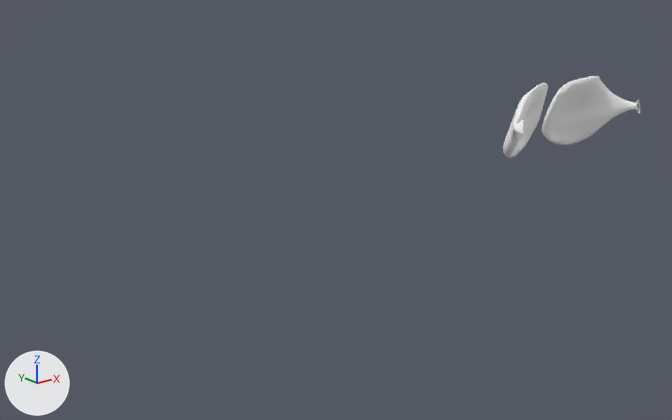
A saved change to the glTF model fitnessweb.client/public/chest.glb.
One viewpoint serves both versions: a camera (50 mm lens) standing at (-0.621, -1.154, 1.881) and looking at (0.433, 0.165, 1.353). Every picture has the same lights, and +X, +Y and +Z are marked at lower left. Vertices at the same position are counted once.

Before the edit, the objects in view are built like this:
```python
me_geometry_9b258257_a8d2_4b4e_9070_184ae0b8187a_001 = bpy.data.meshes.new('geometry_9b258257_a8d2_4b4e_9070_184ae0b8187a.001')
me_geometry_9b258257_a8d2_4b4e_9070_184ae0b8187a_001.from_pydata(...)  # 826 vertices, 1413 faces; spans x 0.926..1.355, y 0.128..0.287, z 1.341..1.527
me_geometry_9b258257_a8d2_4b4e_9070_184ae0b8187a_001.materials.append(mat_mat_11_002)  # white #ffffff
ob_chest = bpy.data.objects.new('Chest', me_geometry_9b258257_a8d2_4b4e_9070_184ae0b8187a_001)
ob_chest.location = (0.0, 0.0, 0.0)
```
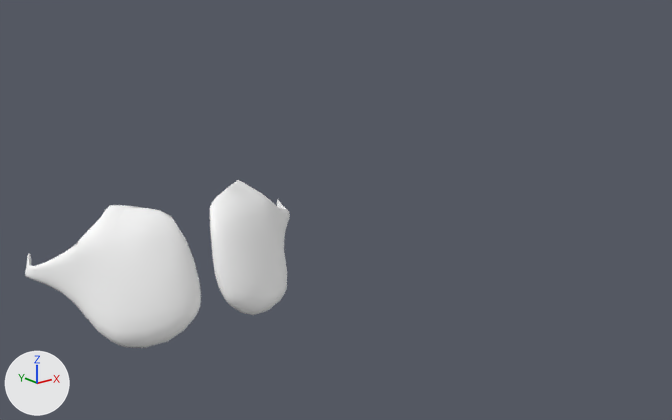
The change, as a list of edits to the scene's bpy script:
```text
Change me_geometry_9b258257_a8d2_4b4e_9070_184ae0b8187a_001:
    used by ob_chest; location = (0.0, 0.0, 0.0)
    remove me_geometry_9b258257_a8d2_4b4e_9070_184ae0b8187a_001.from_pydata(...)  # 826 vertices, 1413 faces; spans x 0.926..1.355, y 0.128..0.287, z 1.341..1.527
    add me_geometry_9b258257_a8d2_4b4e_9070_184ae0b8187a_001.from_pydata(...)  # 821 vertices, 1413 faces; spans x -0.221..0.208, y -0.077..0.083, z -0.093..0.092
    me_geometry_9b258257_a8d2_4b4e_9070_184ae0b8187a_001 part 1: the loose piece of 189 vertices spanning x 1.161..1.351, y 0.131..0.271, z 1.342..1.525 is moved by (-1.147, -0.204, -1.435)
    me_geometry_9b258257_a8d2_4b4e_9070_184ae0b8187a_001 part 2: the loose piece of 217 vertices spanning x 0.926..1.13, y 0.138..0.286, z 1.341..1.527 is moved by (-1.147, -0.203, -1.435)
    me_geometry_9b258257_a8d2_4b4e_9070_184ae0b8187a_001 part 3: the loose piece of 189 vertices spanning x 0.931..1.126, y 0.14..0.27, z 1.342..1.527 is moved by (-1.147, -0.203, -1.435)
    me_geometry_9b258257_a8d2_4b4e_9070_184ae0b8187a_001 part 4: a new loose piece of 222 vertices spanning x 0.011..0.208, y -0.077..0.083, z -0.092..0.091, in mat_mat_11_002 (white #ffffff)
    me_geometry_9b258257_a8d2_4b4e_9070_184ae0b8187a_001 part 5: the loose piece of 227 vertices spanning x 1.158..1.355, y 0.128..0.287, z 1.342..1.526 is deleted
Change ob_chest:
    ob_chest.location: (0.0, 0.0, 0.0) -> (-0.006, -0.034, 1.417)
    ob_chest.rotation_euler: (0.0, 0.0, 0.0) -> (0.0, 0.0, -3.126)  # degrees (0, 0, 0) -> degrees (0, 0, -179)
```

Where the change shows, as pixel boxes (x1, y1, x2, y2) in the pictures (672 x 420 px; the box of a moved part takes in the faces that stretch with it):
'Chest', reshaped, moved, turned: before (503, 76, 640, 158); after (25, 180, 290, 348)
part 1 of me_geometry_9b258257_a8d2_4b4e_9070_184ae0b8187a_001, moved or reshaped: before (545, 76, 638, 145); after (29, 206, 147, 348)
part 2 of me_geometry_9b258257_a8d2_4b4e_9070_184ae0b8187a_001, moved or reshaped: before (503, 85, 538, 158); after (210, 180, 290, 315)
part 3 of me_geometry_9b258257_a8d2_4b4e_9070_184ae0b8187a_001, moved or reshaped: before (509, 83, 548, 158); after (209, 188, 286, 245)
part 4 of me_geometry_9b258257_a8d2_4b4e_9070_184ae0b8187a_001, added: after (25, 205, 201, 347)
part 5 of me_geometry_9b258257_a8d2_4b4e_9070_184ae0b8187a_001, deleted: before (542, 76, 640, 145)
